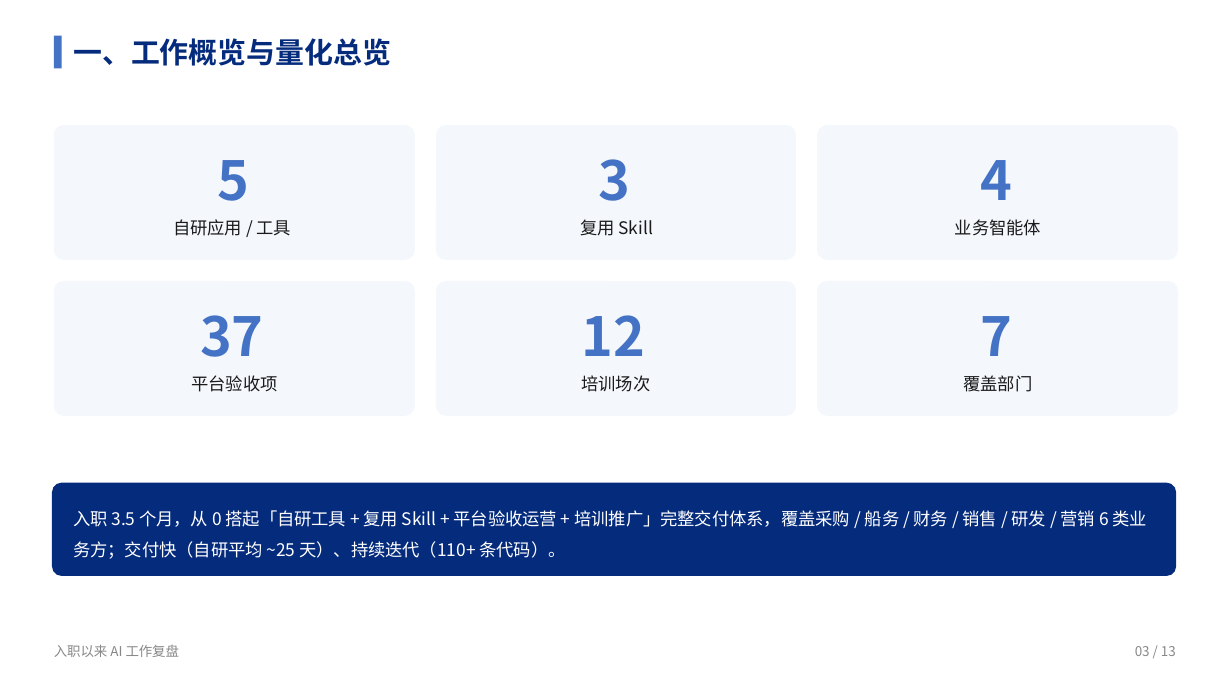
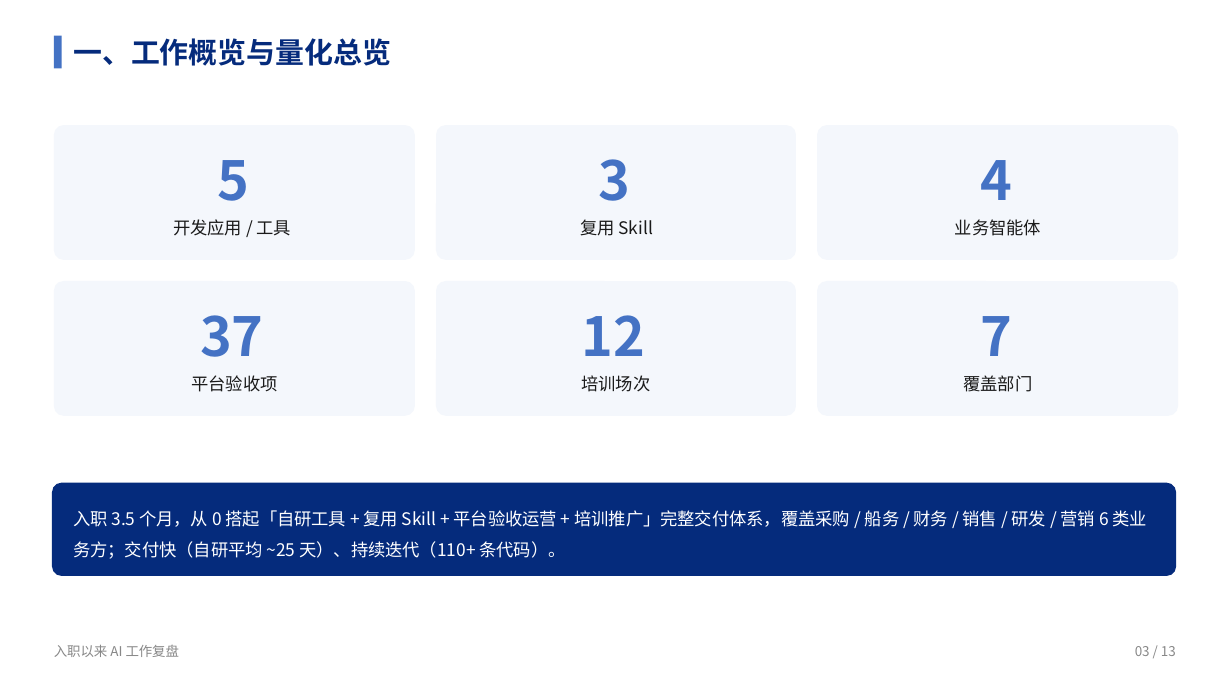
Before and after one commit to liellaaaaa/lw, a slide deck: slide 3 of PPT/入职以来AI工作复盘/入职以来AI工作复盘.pptx. Drawn at 1232x693 pixels with LibreOffice and Linux fonts; fonts in the diff are those of the drawing. Boxes give left, top, right and bottom in pixels: in the first picture for what was removed or moved away, otherwise in the second. Text is boxed around its words. In the diff, an @@ line names an element or a change of style, - is before the commit and + after.

```diff
--- a/PPT/入职以来AI工作复盘/入职以来AI工作复盘.pptx
+++ b/PPT/入职以来AI工作复盘/入职以来AI工作复盘.pptx
@@ text at [173, 219, 292, 236]: text changed @@
-自研应用 / 工具
+开发应用 / 工具
```
Also in this commit, not shown: 3 other slides changed, 1 slide removed, 1 other file.
